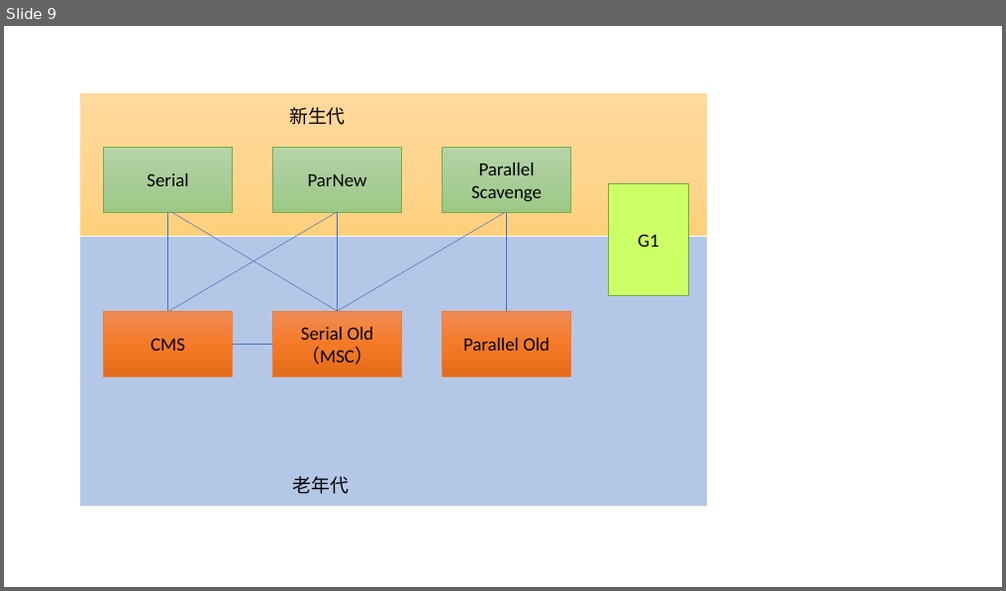
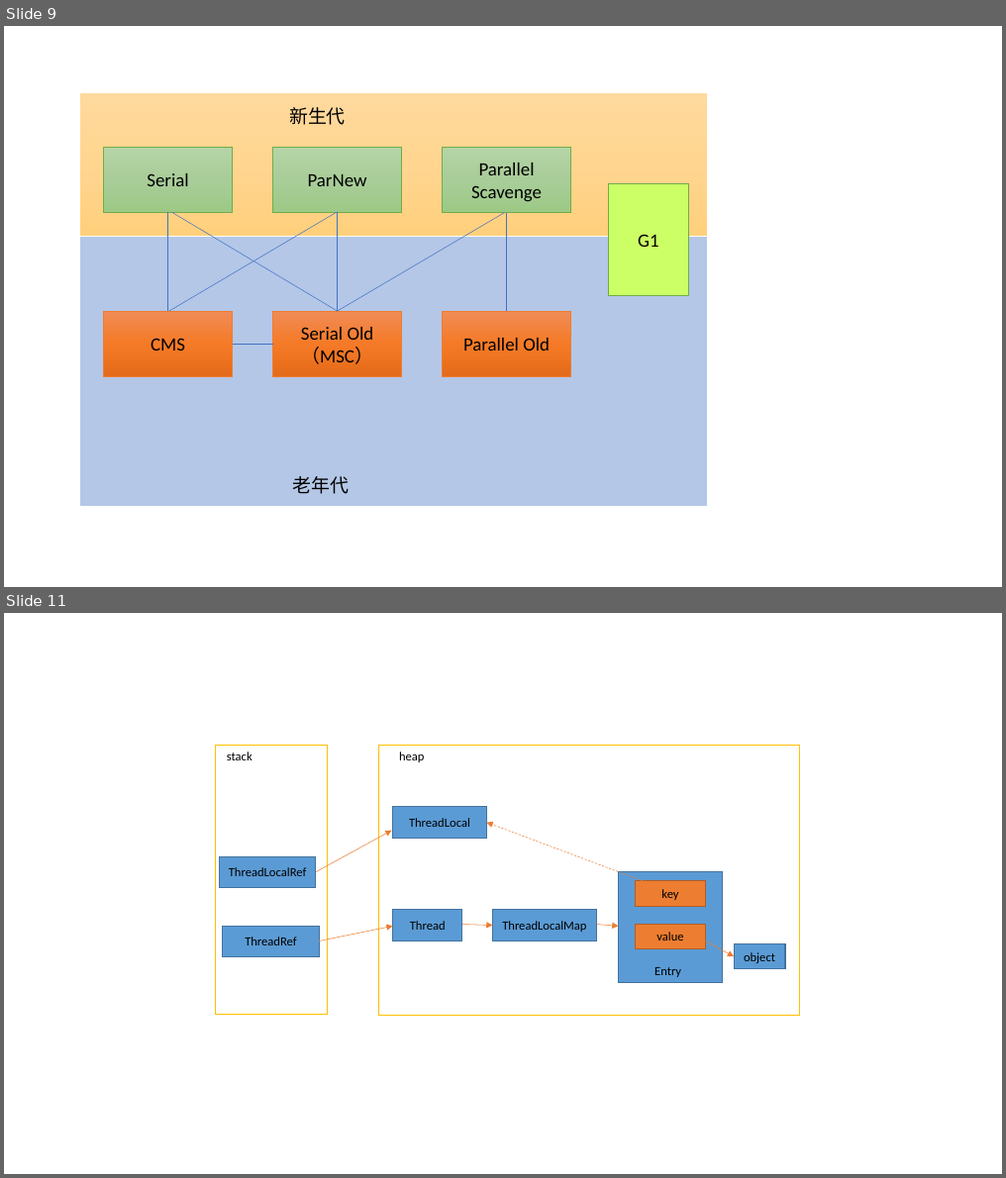
Before and after one commit to zywudev/blog-source, a slide deck: 绘图/图.pptx. Shown one above the other, each under a label of ours: slide 9 before the commit, slides 9 and 11 after it; the slides between them are not shown. The pictures are 1006x591 and 1006x1178 pixels, drawn with LibreOffice and Linux fonts; fonts in the diff are those of the drawing. Boxes give left, top, right and bottom in pixels: in the first picture for what was removed or moved away, otherwise in the second. Text is boxed around its words. In the diff, an @@ line names an element or a change of style, - is before the commit and + after.

```diff
--- a/绘图/图.pptx
+++ b/绘图/图.pptx
@@ slide 11 added at box(4, 613, 1002, 1174), background #FFFFFF @@
@@ rectangle added at box(215, 746, 328, 1014), outline #FFC000 0.5 pt @@
@@ text added at box(227, 752, 252, 761), 12 pt, text #000000 @@
+stack
@@ rectangle added at box(378, 746, 800, 1015), fill #FFFFFF, outline #FFC000 1 pt @@
@@ text added at box(399, 752, 424, 762), 12 pt, text #000000 @@
+heap
@@ rectangle added at box(392, 807, 486, 839), fill #5B9BD5, outline #43739E 1 pt, 12 pt, text #000000 @@
+ThreadLocal
@@ arrow added from (316, 872) to (392, 831), #ED7D31 0.5 pt @@
@@ arrow added from (659, 888) to (487, 823), #ED7D31 0.5 pt dashed @@
@@ rectangle added at box(220, 858, 316, 888), fill #5B9BD5, outline #43739E 1 pt, 12 pt, text #000000 @@
+ThreadLocalRef
@@ rectangle added at box(619, 871, 723, 982), fill #5B9BD5, outline #43739E 1 pt @@
@@ rectangle added at box(392, 909, 462, 941), fill #5B9BD5, outline #43739E 1 pt, 12 pt, text #000000 @@
+Thread
@@ rectangle added at box(493, 909, 597, 941), fill #5B9BD5, outline #43739E 1 pt, 12 pt, text #000000 @@
+ThreadLocalMap
@@ rectangle added at box(636, 881, 706, 906), fill #ED7D31, outline #AF5C24 1 pt, 12 pt, text #000000 @@
+key
@@ rectangle added at box(223, 926, 319, 957), fill #5B9BD5, outline #43739E 1 pt, 12 pt, text #000000 @@
+ThreadRef
@@ arrow added from (319, 942) to (392, 926), #ED7D31 0.5 pt @@
@@ arrow added from (463, 925) to (493, 925), #ED7D31 0.5 pt @@
@@ arrow added from (597, 925) to (619, 926), #ED7D31 0.5 pt @@
@@ rectangle added at box(636, 925, 706, 950), fill #ED7D31, outline #AF5C24 1 pt, 12 pt, text #000000 @@
+value
@@ text added at box(654, 967, 681, 977), 12 pt, text #000000 @@
+Entry
@@ arrow added from (706, 942) to (734, 957), #ED7D31 0.5 pt @@
@@ rectangle added at box(734, 945, 785, 969), fill #5B9BD5, outline #43739E 1 pt, 12 pt, text #000000 @@
+object
```
Also in this commit, not shown: 4 other files.
